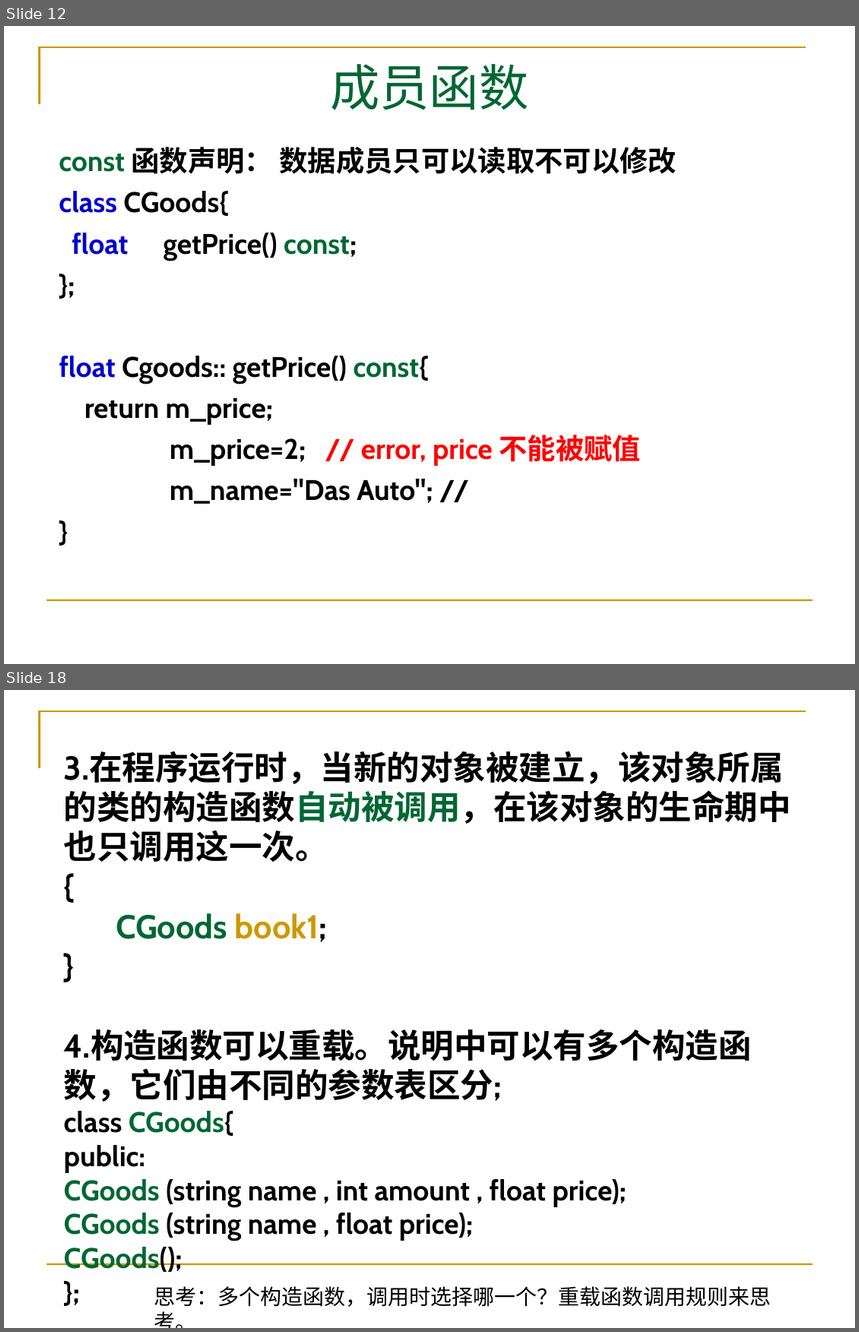
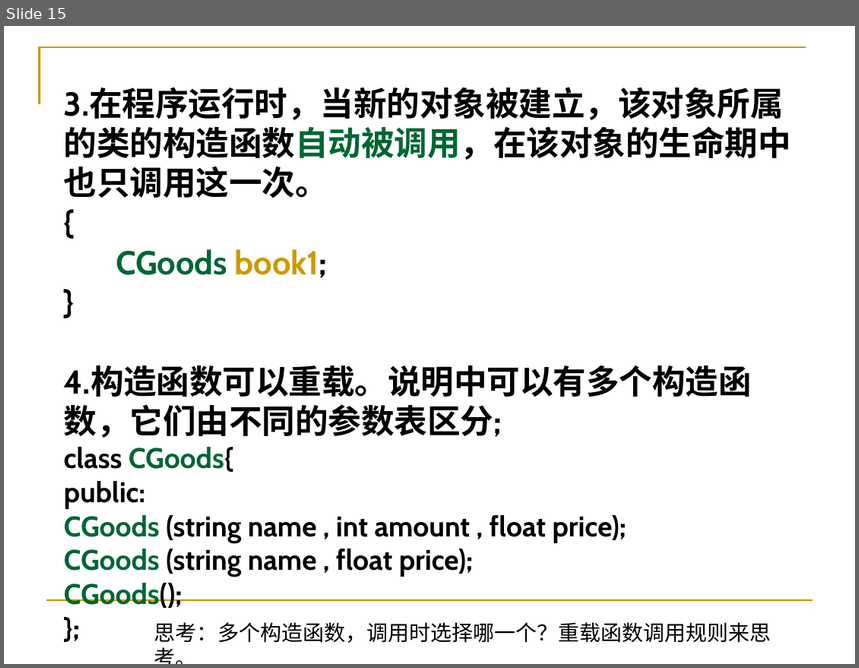
Before and after one commit to Changhe160/Changhe160.github.io, a slide deck: teachingRes/Cplusplus/unit04类与对象.ppt. Shown one above the other, each under a label of ours: slides 12 and 18 before the commit, slide 15 after it; the slides between them are not shown. The pictures are 859x1332 and 859x668 pixels, drawn with LibreOffice and Linux fonts; fonts in the diff are those of the drawing. Boxes give left, top, right and bottom in pixels: in the first picture for what was removed or moved away, otherwise in the second. Text is boxed around its words. In the diff, an @@ line names an element or a change of style, - is before the commit and + after.

```diff
--- a/teachingRes/Cplusplus/unit04类与对象.ppt
+++ b/teachingRes/Cplusplus/unit04类与对象.ppt
@@ slide 12 removed at (4, 26, 855, 664), background #FFFFFF; not listed: 2 template elements that a slide beside it also shows @@
@@ title removed at (330, 64, 528, 110) @@
-成员函数
@@ subtitle removed at (59, 147, 677, 504) @@
-const 函数声明： 数据成员只可以读取不可以修改
-class CGoods{
-float getPrice() const;
-};
-float Cgoods:: getPrice() const{
-return m_price;
-m_price=2; // error, price 不能被赋值
-m_name="Das Auto"; //
-}
@@ what was slide 18 is now slide 15 @@
```
Also in this commit, not shown: 22 slides changed, 2 other slides removed.
